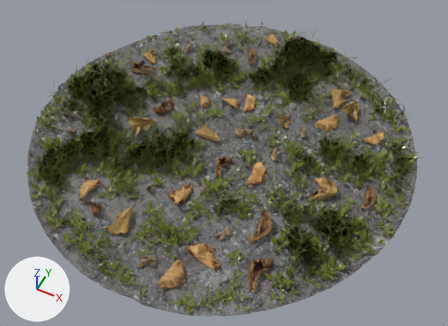
The glTF model public/models/floor_leaves.glb as it was, and as the next commit left it.
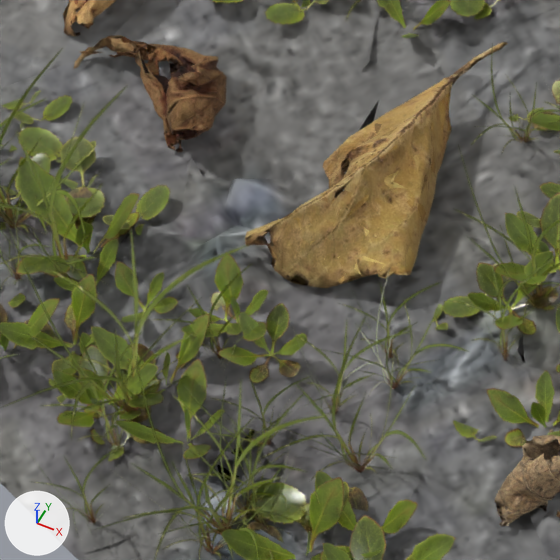
The first picture shows the older version from a 50 mm camera at (0.932, -1.837, 2.115) aimed at (0.057, -0.087, -0.073). The close-ups show the older and then the newer version on the part from 16% to 33% of the width and 60% to 84% of the height of that picture. Only the edits that show in the close-ups are written down. The axes (+X, +Y, +Z) are drawn at lower left. The lights are the same throughout. Where no turn or scale is listed for an object, it has been applied to the vertices. Vertices at exactly the same position are counted once.

The older version as bpy lines, for what is in view:
```python
me_forest001_s_list_03_10kuw_0 = bpy.data.meshes.new('Forest001_s_list_03_10kuw_0')
me_forest001_s_list_03_10kuw_0.from_pydata(...)  # 5656 vertices, 11294 faces; spans x -0.607..0.607, y -0.713..0.713, z -0.042..0.042
me_forest001_s_list_03_10kuw_0.materials.append(mat_s_list_03_10kuw)
me_forest002_micro_plants_0 = bpy.data.meshes.new('Forest002_micro_plants_0')
me_forest002_micro_plants_0.from_pydata(...)  # 14677 vertices, 5622 faces; spans x -0.91..0.91, y -0.93..0.93, z -0.11..0.11
me_forest002_micro_plants_0.materials.append(mat_micro_plants)  # picture img_image_15
me_s_list_04_10kuwb_s_list_04_10kuw_0 = bpy.data.meshes.new('s_list_04_10kuwb_s_list_04_10kuw_0')
me_s_list_04_10kuwb_s_list_04_10kuw_0.from_pydata(...)  # 575 vertices, 1166 faces; spans x -0.051..0.051, y -0.103..0.103, z -0.025..0.025
me_s_list_04_10kuwb_s_list_04_10kuw_0.materials.append(mat_s_list_04_10kuw)
ob_forest001_s_list_03_10kuw_0 = bpy.data.objects.new('Forest001_s_list_03_10kuw_0', me_forest001_s_list_03_10kuw_0)
ob_forest001_s_list_03_10kuw_0.location = (-0.2424, -0.0615, -0.0167)
ob_forest002_micro_plants_0 = bpy.data.objects.new('Forest002_micro_plants_0', me_forest002_micro_plants_0)
ob_forest002_micro_plants_0.location = (0.0054, 0.0002, 0.0177)
ob_s_list_04_10kuwb_s_list_04_10kuw_0 = bpy.data.objects.new('s_list_04_10kuwb_s_list_04_10kuw_0', me_s_list_04_10kuwb_s_list_04_10kuw_0)
ob_s_list_04_10kuwb_s_list_04_10kuw_0.location = (-0.1639, -0.5838, -0.0243)
# also in view: 'ground_close_08_ground_close_08_0' at (0.0, 0.0, -0.006); 'Forest001_default_0' at (0.047, 0.012, -0.004); 'Forest002_micro_plants_0.001' at (0.002, 0.061, -0.009); 'Forest001_s_list_02_10kuw_0' at (0.126, 0.079, -0.011)
```
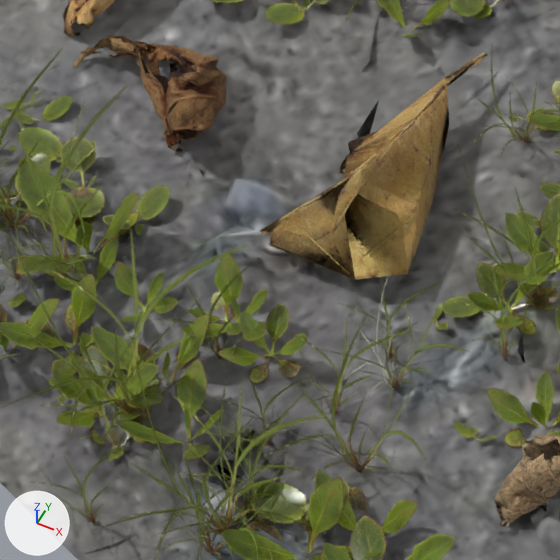
Where the change shows, as pixel boxes (x1, y1, x2, y2) in the close-ups (560 x 560 px):
's_list_04_10kuwb_s_list_04_10kuw_0', reshaped (13% narrower, 8% shorter): before (245, 42, 508, 288); after (260, 53, 488, 280)
part 1 of me_s_list_04_10kuwb_s_list_04_10kuw_0, deleted (brown): before (245, 42, 508, 288)

The change, as a list of edits to the scene's bpy script:
```text
Change me_s_list_04_10kuwb_s_list_04_10kuw_0:
    used by ob_s_list_04_10kuwb_s_list_04_10kuw_0; location = (-0.1639, -0.5838, -0.0243)
    remove me_s_list_04_10kuwb_s_list_04_10kuw_0.from_pydata(...)  # 575 vertices, 1166 faces; spans x -0.051..0.051, y -0.103..0.103, z -0.025..0.025
    add me_s_list_04_10kuwb_s_list_04_10kuw_0.from_pydata(...)  # 85 vertices, 181 faces; spans x -0.043..0.049, y -0.094..0.089, z -0.02..0.025
    me_s_list_04_10kuwb_s_list_04_10kuw_0 part 1: 490 vertices removed from x -0.051..0.051, y -0.103..0.103, z -0.025..0.025
```
